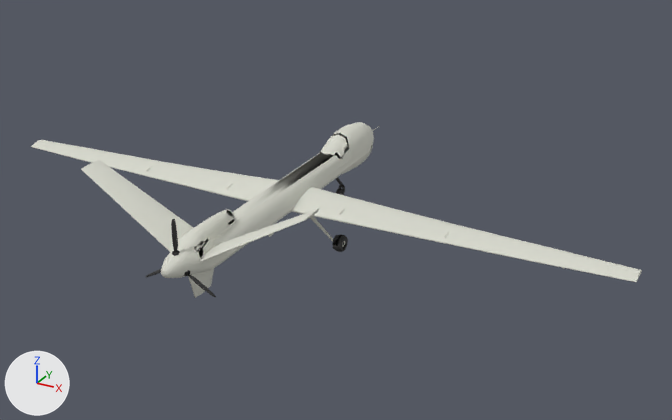
An edit to the COLLADA model sandtable/models/Predator.dae, drawn before and after from the same camera.
Camera for both pictures: a 50 mm lens placed at (39.7, -63.4, 35.0), pointed at (3.9, 1.6, 2.5). The lights are fixed; the arrows at lower left show +X, +Y and +Z. Where no turn or scale is listed for an object, it has been applied to the vertices.
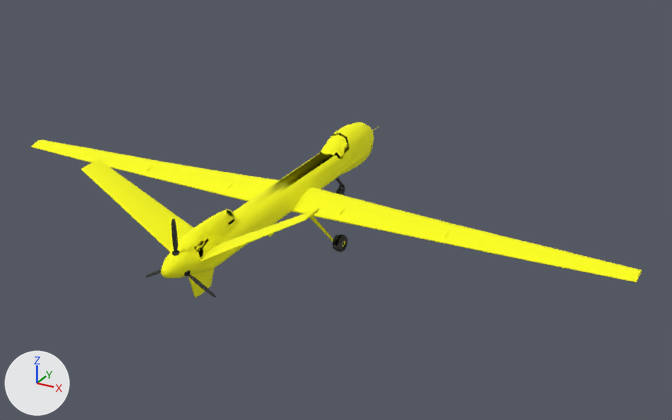
Boxes [x1, y1, x2, y2] around the edits, measured in the pictures (672 x 420 px):
'mesh10', recoloured (grey to yellow)
    both: [161, 122, 374, 278]
'mesh6', recoloured (white to yellow)
    both: [291, 187, 642, 282]
'mesh4', recoloured (white to yellow)
    both: [31, 140, 279, 201]
'mesh7', recoloured (grey to yellow)
    both: [81, 160, 193, 252]
'mesh7.001', recoloured (white to yellow)
    both: [200, 209, 319, 262]
'mesh2', recoloured (grey to yellow)
    both: [188, 268, 214, 298]
'mesh8.001', recoloured
    both: [310, 216, 348, 250]
'mesh9', recoloured
    both: [336, 177, 345, 195]
'mesh3.003', recoloured
    both: [226, 184, 233, 190]
'mesh5.003', recoloured
    both: [339, 208, 345, 215]
'mesh5.002', recoloured
    both: [444, 232, 450, 238]
'mesh3.002', recoloured
    both: [146, 167, 152, 172]

The change, as a diff of the scene's bpy script:
```diff
--- a/sandtable/models/Predator.dae.py
+++ b/sandtable/models/Predator.dae.py
@@ mat_material_0_16 @@
 mat_material_0_16 = principled_material('material_0_16')
-mat_material_0_16.base_color = (0.68, 0.687, 0.61)  # light grey #d7d8cd
+mat_material_0_16.base_color = (1.0, 1.0, 0.0)  # yellow #ffff00
 mat_material_0_16.roughness = 0.9
@@ mat_material_0_24 @@
 mat_material_0_24 = principled_material('material_0_24')
-mat_material_0_24.base_color = (0.68, 0.687, 0.61)  # light grey #d7d8cd
+mat_material_0_24.base_color = (1.0, 1.0, 0.0)  # yellow #ffff00
 mat_material_0_24.roughness = 0.9
```
